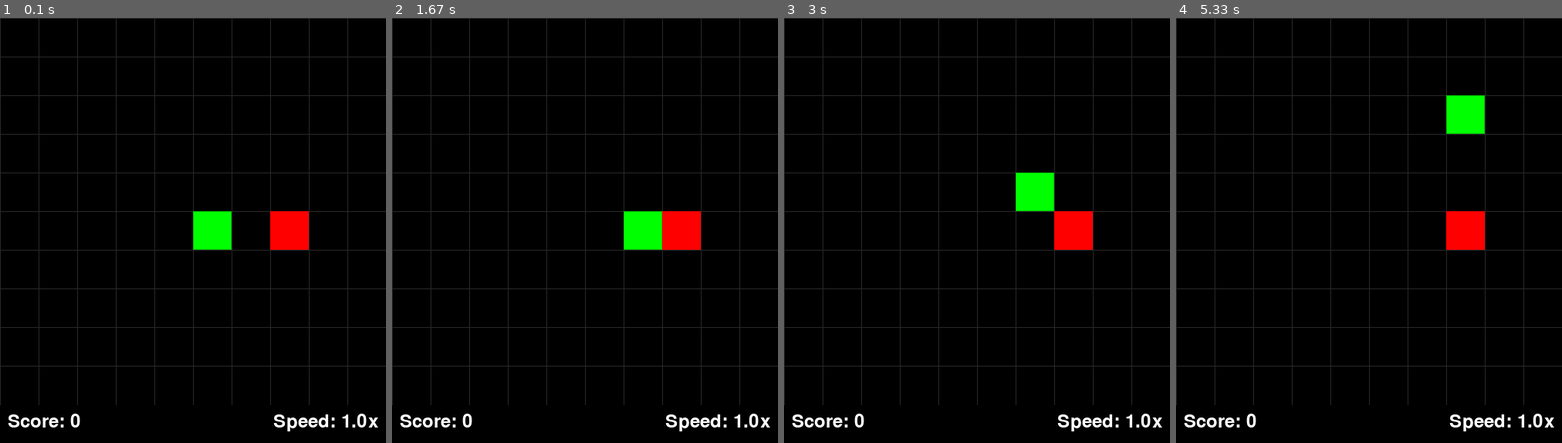
Above: before the commit, frames 1-4 (left to right).
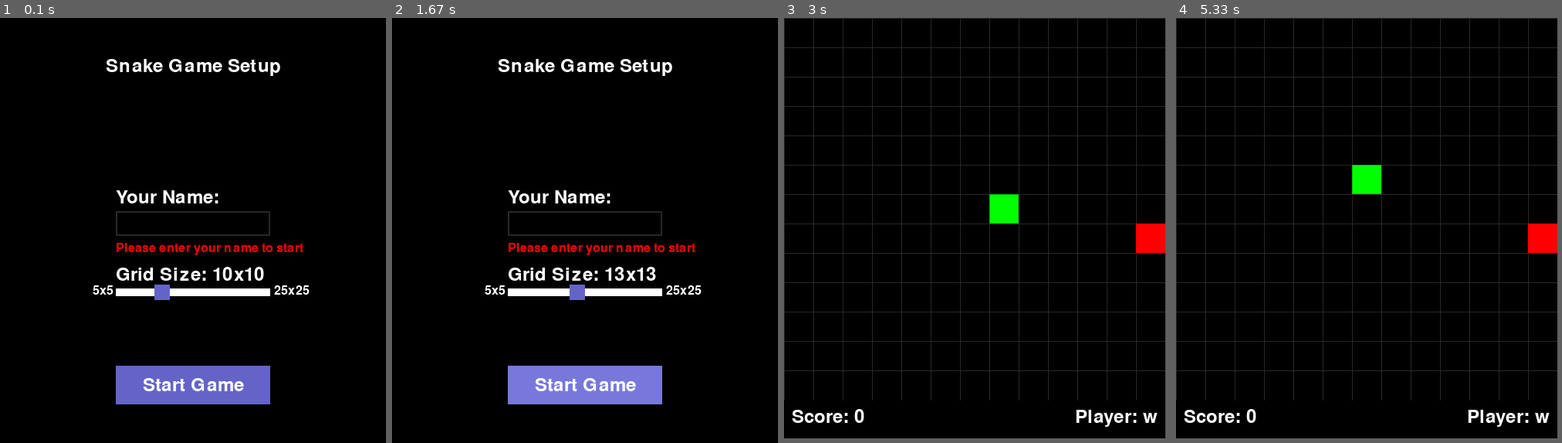
Above: after the commit, the same moments.

Repository: fibetus/WebSnake
Game: pygame game, started from main.py
Same seed, same stepped clock (60 frames per second), same inputs: the game is played once before the commit and once after it.
Inputs (mouse positions are in pixels of both pictures, inside the frame that each line leads up to):
- Up to frame 1 (0.1 s): no input
- Up to frame 2 (1.67 s): click (585, 222) at 0.38 s; tap Enter at 0.67 s; press the mouse at (554, 294) at 1.03 s; move the mouse to (561, 226) at 1.13 s; release the mouse at (573, 158) at 1.27 s; press the mouse at (585, 383) at 1.37 s; move the mouse to (569, 379) at 1.47 s; release the mouse at (550, 379) at 1.6 s
- Up to frame 3 (3 s): press the mouse at (977, 222) at 1.7 s; move the mouse to (915, 200) at 1.8 s; release the mouse at (857, 175) at 1.93 s; tap W at 2 s; press the mouse at (977, 383) at 2.37 s; move the mouse to (930, 387) at 2.47 s; release the mouse at (884, 392) at 2.6 s; tap Enter at 2.67 s
- Up to frame 4 (5.33 s): hold Right 3-3.47 s; move the mouse to (1326, 268) at 3.03 s; tap W at 3.07, 3.37, 4.4, 4.7 s; hold Left 4.33-4.87 s; type "a" at 5.23 s
In our replay, in frame 3 the window is 500x550 before the commit and 494x544 after it. These sizes can differ from the game's own. Grey fills any space a smaller window leaves; there, only what the larger window draws over its background counts as a difference.

The runs differ from the first frame. In frame 1, 12% of the frame differs, in the area x 0-100%, y 0-98%; in frame 2, 12%; in frame 3, 11%; in frame 4, 11%.

Commit message:
Add setup scene

Diff:
--- a/engine/engine_core.py
+++ b/engine/engine_core.py
@@ -1,12 +1,26 @@
 class Game:
-    def __init__(self, board_size=(10, 10), initial_position=(5, 5), direction="right"):
+    def __init__(self, board_size=(10, 10), initial_position=None, direction="right"):
         self.board_size = board_size
-        self.snake = [initial_position]
+        width, height = board_size
+
+        # Set default initial position at center if not provided
+        if initial_position is None:
+            initial_position = (width // 2, height // 2)
+
+        # Make sure initial position is within bounds
+        init_x = max(0, min(initial_position[0], width - 1))
+        init_y = max(0, min(initial_position[1], height - 1))
+        self.snake = [(init_x, init_y)]
+
         self.direction = direction
-        self.food = (7, 5)
         self.score = 0
         self.game_over = False
         self.speed = 1
+
+        # Initialize food to None
+        self.food = None
+        # Spawn food after initializing snake
+        self.spawn_food()
 
     def update(self):
         if self.game_over:
@@ -14,8 +28,8 @@
 
         new_head = move_snake(self.snake[0], self.direction)
 
-        # Checking if snake isn't withing bounds
-        if not is_within_bounds(new_head, self.board_size) or new_head == self.snake:
+        # Checking if snake isn't within bounds
+        if not is_within_bounds(new_head, self.board_size):
             self.game_over = True
             return
 
@@ -28,22 +42,33 @@
         # Add "tail" to snake (more like adding new head and old head becomes tail)
         self.snake.insert(0, new_head)
 
-        if check_collision(new_head, self.food):
+        # Check if we've eaten food
+        if self.food and check_collision(new_head, self.food):
             self.score += 1
             self.speed = increase_speed(self.score)
             self.spawn_food()
         else:
-            self.snake.pop() # Pop if we don't eat anything
+            self.snake.pop()  # Pop if we don't eat anything
 
     def spawn_food(self):
-        from random import randint
         width, height = self.board_size
-        while True:
-            new_food = (randint(0, width - 1), randint(0, height - 1))
-            if new_food not in self.snake:
-                self.food = new_food
-                break
 
+        # Create a set of all possible positions
+        all_positions = set((x, y) for x in range(width) for y in range(height))
+
+        # Create a set of occupied positions (snake segments)
+        snake_positions = set(self.snake)
+
+        # Get available positions by removing snake positions from all positions
+        available_positions = list(all_positions - snake_positions)
+
+        # If there are available positions, choose one randomly
+        if available_positions:
+            import random
+            self.food = random.choice(available_positions)
+        else:
+            # No available positions, game won
+            self.game_over = True
 
     # Checking if we don't change direction into snake body
     def change_direction(self, new_direction):
--- a/main.py
+++ b/main.py
@@ -1,14 +1,12 @@
 import argparse
 from engine import move_snake, check_collision, is_within_bounds, increase_speed, Game
 from ui import UI
-
-
+from data import PlayerData
 
 
 def main():
     parser = argparse.ArgumentParser(description="Simple Snake Game in Python")
     parser.add_argument("--history", help="Displays the history of Snake Game", action="store_true")
-
 
     args = parser.parse_args()
     if args.history:
@@ -17,10 +15,18 @@
               "The first home computer version 'Worm' was programmed by Peter Trefonas for the TRS-80 and published in 1978.\n"
               "Fun Fact: The Snake on IBM PC was rendered in a text mode!")
 
-    game = Game(board_size=(10, 10), initial_position=(5, 5), direction="right")
+    # Create player data storage
+    player_data = PlayerData()
 
-    ui = UI(game)
+    # Create UI without a game instance yet (we'll create it after setup)
+    ui = UI()
+
+    # Show setup scene first
+    ui.show_setup_scene(player_data)
+
+    # Start the main game (the game instance is created during setup)
     ui.start()
+
 
 if __name__ == '__main__':
     main()
--- a/ui/ui.py
+++ b/ui/ui.py
@@ -1,23 +1,13 @@
 import pygame
 import sys
 import time
+from engine import Game
 
 class UI:
-    def __init__(self, game):
-
-        self.game = game
-
-        # Grid setup
-        self.grid_size = 10  # 10x10 grid
-        self.cell_size = 50  # Size of each cell in pixels
-
-        # Window size based on grid
-        self.screen_width = self.grid_size * self.cell_size
-        self.screen_height = self.grid_size * self.cell_size + 50  # Extra space for score
-
-        # Update timing
-        self.last_update_time = 0
-        self.update_interval = 1000  # milliseconds (will be adjusted by game speed)
+    def __init__(self, game=None):
+        # Setup pygame
+        pygame.init()
+        pygame.font.init()
 
         # Colors
         self.BLACK = (0, 0, 0)
@@ -25,22 +15,205 @@
         self.GREEN = (0, 255, 0)
         self.RED = (255, 0, 0)
         self.GRID_COLOR = (40, 40, 40)
+        self.BUTTON_COLOR = (100, 100, 200)
+        self.BUTTON_HOVER_COLOR = (120, 120, 220)
+
+        # Default screen size for setup
+        self.screen_width = 500
+        self.screen_height = 550
+
+        # Default font
+        self.font = pygame.font.SysFont(None, 36)
+        self.small_font = pygame.font.SysFont(None, 24)
+
+        # Game instance
+        self.game = game
+
+        # Player data
+        self.player_name = ""
+        self.player_data = None
+
+        # Grid setup (will be configured during setup)
+        self.grid_size = 10
+        self.cell_size = 50
+
+        # Update timing
+        self.last_update_time = 0
+        self.update_interval = 1000  # milliseconds (will be adjusted by game speed)
+
+        # Text input variables
+        self.active_input = None
+        self.input_text = ""
+        self.cursor_visible = True
+        self.cursor_timer = 0
+
+    def show_setup_scene(self, player_data):
+        self.player_data = player_data
+        screen = pygame.display.set_mode((self.screen_width, self.screen_height))
+        pygame.display.set_caption('Snake Game - Setup')
+
+        # Default values
+        self.grid_size = 10
+        input_rect = pygame.Rect(150, 250, 200, 32)
+        slider_rect = pygame.Rect(150, 350, 200, 10)
+        slider_button_rect = pygame.Rect(150 + (self.grid_size - 5) * 10, 345, 20, 20)
+
+        start_button = pygame.Rect(150, 450, 200, 50)
+
+        clock = pygame.time.Clock()
+
+        # Input fields active state
+        name_input_active = False
+        slider_active = False
+
+        while True:
+            mouse_pos = pygame.mouse.get_pos()
+
+            for event in pygame.event.get():
+                if event.type == pygame.QUIT:
+                    pygame.quit()
+                    sys.exit()
+
+                # Mouse click handling
+                if event.type == pygame.MOUSEBUTTONDOWN:
+                    # Check if name input field clicked
+                    if input_rect.collidepoint(event.pos):
+                        name_input_active = True
+                    else:
+                        name_input_active = False
+
+                    # Check if slider is clicked
+                    if slider_button_rect.collidepoint(event.pos) or slider_rect.collidepoint(event.pos):
+                        slider_active = True
+                    else:
+                        slider_active = False
+
+                    # Check if start button is clicked
+                    if start_button.collidepoint(event.pos) and self.player_name.strip():
+                        # Create and start game with selected parameters
+                        self.setup_game()
+                        return
+
+                # Mouse button release
+                if event.type == pygame.MOUSEBUTTONUP:
+                    slider_active = False
+
+                # Mouse drag for slider
+                if event.type == pygame.MOUSEMOTION and slider_active:
+                    # Update grid size based on slider position
+                    x_pos = max(slider_rect.left, min(slider_rect.right, mouse_pos[0]))
+                    rel_pos = (x_pos - slider_rect.left) / slider_rect.width
+                    self.grid_size = max(5, min(25, int(5 + rel_pos * 20)))
+                    slider_button_rect.x = slider_rect.left + (self.grid_size - 5) * 10
+
+                # Keyboard input for name
+                if event.type == pygame.KEYDOWN:
+                    if name_input_active:
+                        if event.key == pygame.K_BACKSPACE:
+                            self.player_name = self.player_name[:-1]
+                        elif event.key == pygame.K_RETURN:
+                            name_input_active = False
+                        elif len(self.player_name) < 15:  # Limit name length
+                            if event.unicode.isalnum() or event.unicode.isspace():
+                                self.player_name += event.unicode
+
+            # Clear screen
+            screen.fill(self.BLACK)
+
+            # Draw title
+            title_text = self.font.render('Snake Game Setup', True, self.WHITE)
+            screen.blit(title_text, (self.screen_width // 2 - title_text.get_width() // 2, 50))
+
+            # Draw name input field
+            name_color = self.WHITE if name_input_active else self.GRID_COLOR
+            pygame.draw.rect(screen, name_color, input_rect, 2)
+
+            # Draw name label
+            name_label = self.font.render('Your Name:', True, self.WHITE)
+            screen.blit(name_label, (150, 220))
+
+            # Draw name text
+            name_surf = self.font.render(self.player_name, True, self.WHITE)
+            screen.blit(name_surf, (input_rect.x + 5, input_rect.y + 5))
+
+            # Draw cursor if input is active
+            if name_input_active and self.cursor_visible:
+                cursor_x = input_rect.x + 5 + name_surf.get_width()
+                pygame.draw.line(screen, self.WHITE,
+                                 (cursor_x, input_rect.y + 5),
+                                 (cursor_x, input_rect.y + 27), 2)
+
+            # Draw grid size selector label
+            size_label = self.font.render(f'Grid Size: {self.grid_size}x{self.grid_size}', True, self.WHITE)
+            screen.blit(size_label, (150, 320))
+
+            # Draw slider
+            pygame.draw.rect(screen, self.WHITE, slider_rect)
+
+            # Draw slider button
+            slider_button_color = self.GREEN if slider_active else self.BUTTON_COLOR
+            pygame.draw.rect(screen, slider_button_color, slider_button_rect)
+
+            # Draw min/max labels
+            min_label = self.small_font.render('5x5', True, self.WHITE)
+            screen.blit(min_label, (slider_rect.left - 30, slider_rect.y - 5))
+
+            max_label = self.small_font.render('25x25', True, self.WHITE)
+            screen.blit(max_label, (slider_rect.right + 5, slider_rect.y - 5))
+
+            # Draw start button
+            button_color = self.BUTTON_HOVER_COLOR if start_button.collidepoint(mouse_pos) else self.BUTTON_COLOR
+            pygame.draw.rect(screen, button_color, start_button)
+
+            # Draw button text
+            button_text = self.font.render('Start Game', True, self.WHITE)
+            text_rect = button_text.get_rect(center=start_button.center)
+            screen.blit(button_text, text_rect)
+
+            # Draw instruction if name is empty
+            if not self.player_name.strip():
+                instruction = self.small_font.render('Please enter your name to start', True, self.RED)
+                screen.blit(instruction, (150, 290))
+
+            # Update cursor visibility (blinking effect)
+            if pygame.time.get_ticks() - self.cursor_timer > 500:
+                self.cursor_visible = not self.cursor_visible
+                self.cursor_timer = pygame.time.get_ticks()
+
+            pygame.display.flip()
+            clock.tick(60)
+
+    def setup_game(self):
+        """Set up the game based on user selections"""
+        # Calculate cell size based on screen dimensions and grid size
+        self.cell_size = min(500 // self.grid_size, 50)  # Max cell size of 50px
+
+        # Update screen dimensions
+        self.screen_width = self.grid_size * self.cell_size
+        self.screen_height = self.grid_size * self.cell_size + 50  # Extra space for score
+
+        # Create new game with selected size
+        self.game = Game(
+            board_size=(self.grid_size, self.grid_size),
+            initial_position=(self.grid_size // 2, self.grid_size // 2),
+            direction="right"
+        )
+
+        # Store player info
+        if self.player_data:
+            self.player_data.add_player(self.player_name)
 
     def start(self):
-
-
-        # Initialize Pygame
-        pygame.init()
+        """Start the main game loop"""
+        if not self.game:
+            raise ValueError("Game must be set up before starting")
 
         # Set up the display
         screen = pygame.display.set_mode((self.screen_width, self.screen_height))
-        pygame.display.set_caption('Snake Game')
+        pygame.display.set_caption(f'Snake Game - {self.player_name}')
 
         # Set up the clock for snake moves
         clock = pygame.time.Clock()
-
-        # Set up font for score
-        font = pygame.font.SysFont(None, 36)
 
         # Game loop
         while True:
@@ -108,19 +281,27 @@
             )
             pygame.draw.rect(screen, self.RED, food_rect)
 
-            # Draw score
-            score_text = font.render(f'Score: {self.game.score}', True, self.WHITE)
+            # Draw score and player name
+            score_text = self.font.render(f'Score: {self.game.score}', True, self.WHITE)
             screen.blit(score_text, (10, self.grid_size * self.cell_size + 10))
 
-            # Draw speed info
-            speed_text = font.render(f'Speed: {self.game.speed:.1f}x', True, self.WHITE)
-            speed_rect = speed_text.get_rect()
-            speed_rect.right = self.screen_width - 10
-            speed_rect.top = self.grid_size * self.cell_size + 10
-            screen.blit(speed_text, speed_rect)
+            # Draw player name
+            player_text = self.font.render(f'Player: {self.player_name}', True, self.WHITE)
+            player_rect = player_text.get_rect()
+            player_rect.right = self.screen_width - 10
+            player_rect.top = self.grid_size * self.cell_size + 10
+            screen.blit(player_text, player_rect)
 
             # Game over text
             if self.game.game_over:
+                # Update player score if game is over
+                if self.player_data:
+                    # Update the player's score in the player data
+                    for player in self.player_data.players:
+                        if player["name"] == self.player_name:
+                            player["score"] = max(player["score"], self.game.score)
+                            break
+
                 # Semi-transparent overlay
                 overlay = pygame.Surface((self.screen_width, self.screen_height))
                 overlay.set_alpha(150)
@@ -128,12 +309,12 @@
                 screen.blit(overlay, (0, 0))
 
                 # Game over message
-                game_over_text = font.render('GAME OVER!', True, self.WHITE)
+                game_over_text = self.font.render('GAME OVER!', True, self.WHITE)
                 text_rect = game_over_text.get_rect(center=(self.screen_width // 2, self.screen_height // 2 - 20))
                 screen.blit(game_over_text, text_rect)
 
                 # Restart instructions
-                restart_text = font.render('Press R to restart or Q to quit', True, self.WHITE)
+                restart_text = self.font.render('Press R to restart or Q to quit', True, self.WHITE)
                 restart_rect = restart_text.get_rect(center=(self.screen_width // 2, self.screen_height // 2 + 20))
                 screen.blit(restart_text, restart_rect)
 
@@ -143,10 +324,7 @@
             # Cap the frame rate
             clock.tick(60)
 
-
     def _draw_grid(self, screen):
-        import pygame
-
         # Draw vertical lines
         for x in range(0, self.screen_width, self.cell_size):
             pygame.draw.line(screen, self.GRID_COLOR, (x, 0), (x, self.grid_size * self.cell_size))
